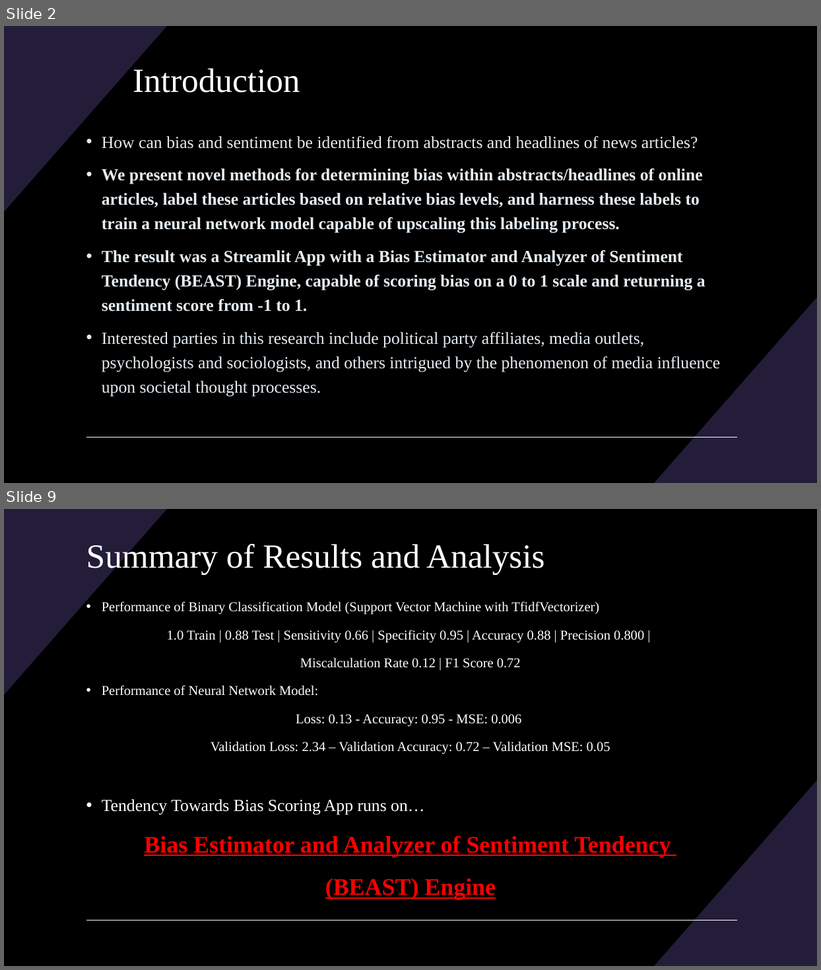
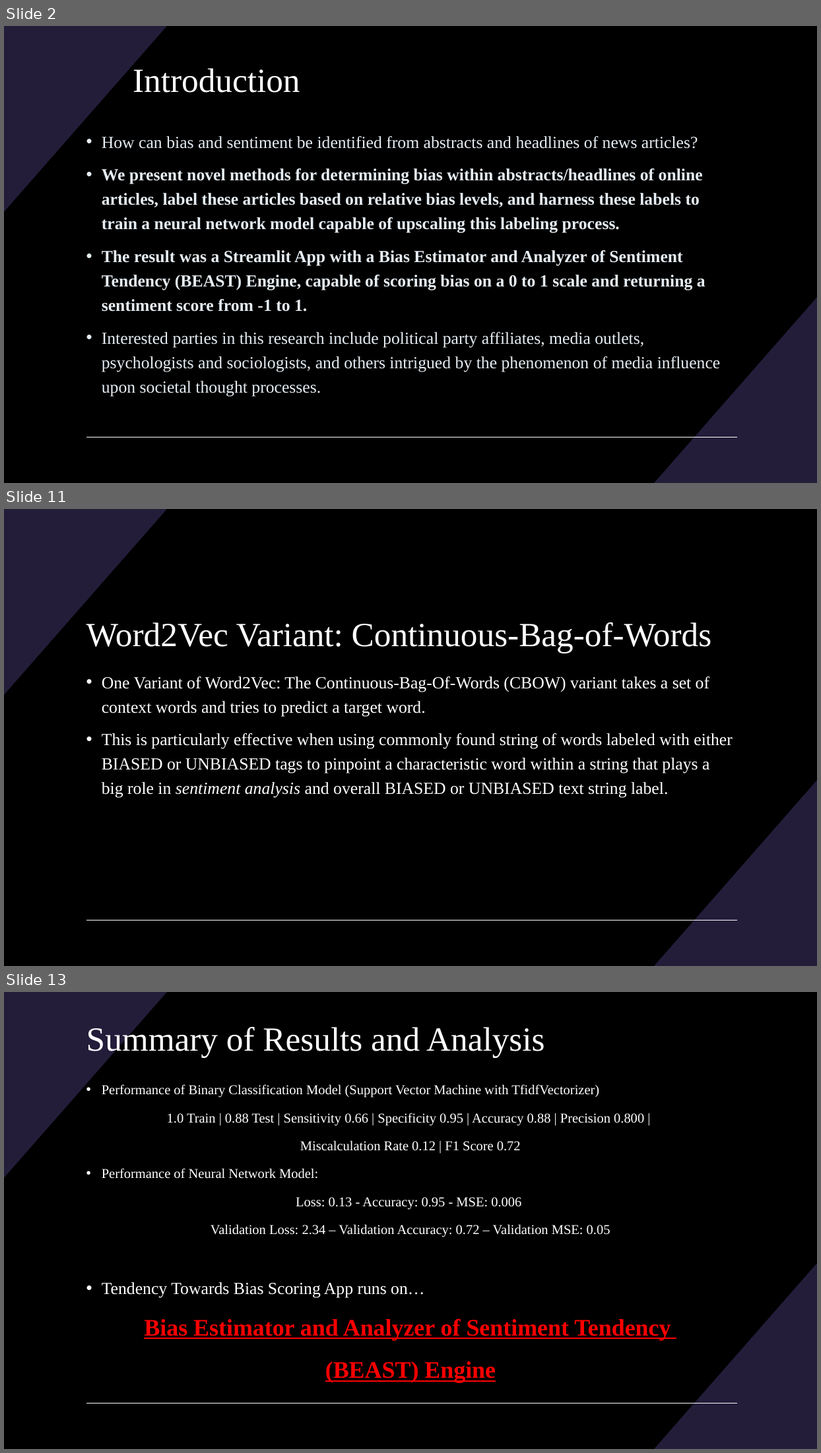
Before and after one commit to BenjaminRocco/Capstone_Project, a slide deck: Capstone_Presentation.pptx. Shown one above the other, each under a label of ours: slides 2 and 9 before the commit, slides 2, 11 and 13 after it; the slides between them are not shown. The pictures are 821x970 and 821x1453 pixels, drawn with LibreOffice and Linux fonts; fonts in the diff are those of the drawing. Boxes give left, top, right and bottom in pixels: in the first picture for what was removed or moved away, otherwise in the second. Text is boxed around its words. In the diff, an @@ line names an element or a change of style, - is before the commit and + after.

```diff
--- a/Capstone_Presentation.pptx
+++ b/Capstone_Presentation.pptx
@@ slide 11 added at [4, 509, 817, 966], background #000000; not listed: 3 template elements that a slide beside it also shows @@
@@ title added at [86, 623, 712, 654], 40 pt, text #FFFFFF @@
+Word2Vec Variant: Continuous-Bag-of-Words
@@ text added at [102, 677, 732, 798], 20 pt, text #FFFFFF @@
+• One Variant of Word2Vec: The Continuous-Bag-Of-Words (CBOW) variant takes a set of context words and tries to predict a target word.
+• This is particularly effective when using commonly found string of words labeled with either BIASED or UNBIASED tags to pinpoint a characteristic word within a string that plays a big role in sentiment analysis and overall BIASED or UNBIASED text string label.
@@ what was slide 9 is now slide 13 @@
```
Also in this commit, not shown: 9 slides changed, 4 other slides added, 13 other files.
